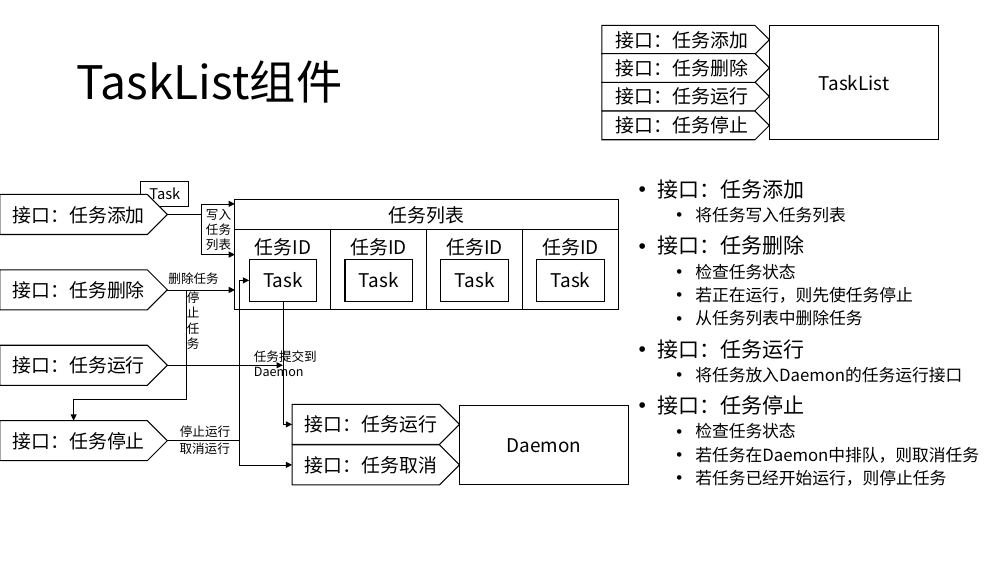
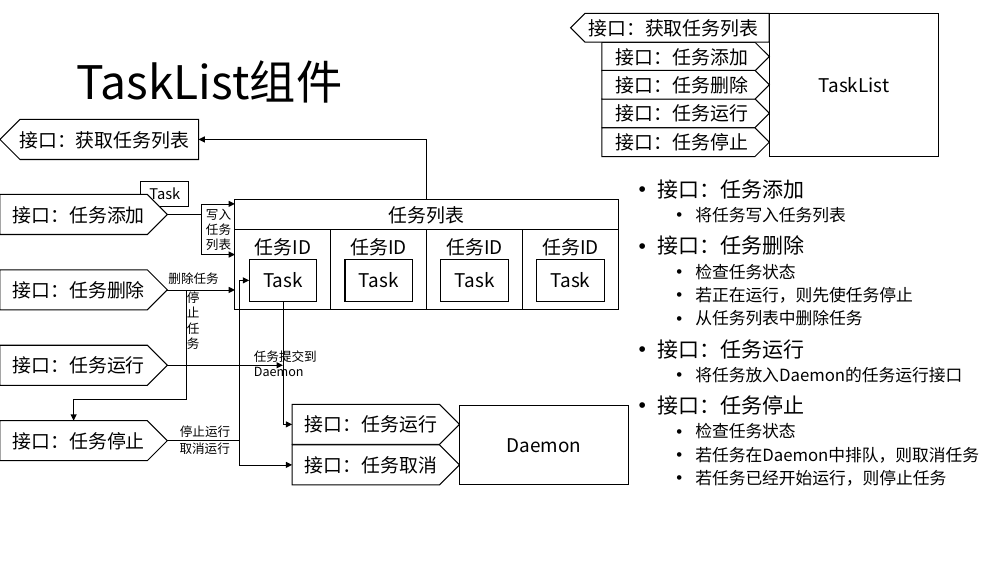
Before and after one commit to WuXiSTC/PressureMeter, a slide deck: slide 10 of 设计图.pptx. Drawn at 1008x567 pixels with LibreOffice and Linux fonts; fonts in the diff are those of the drawing. Boxes give left, top, right and bottom in pixels: in the first picture for what was removed or moved away, otherwise in the second. Text is boxed around its words. In the diff, an @@ line names an element or a change of style, - is before the commit and + after.

```diff
--- a/设计图.pptx
+++ b/设计图.pptx
@@ pentagon arrow added at [571,14,770,42], fill #FFFFFF, outline #000000 1 pt, 18 pt, text #000000 @@
+接口：获取任务列表
@@ rectangle "TaskList": place and size @@
-rectangle "TaskList" at [770,26,939,140]
+rectangle "TaskList" at [770,14,939,157]
@@ 4 pentagon arrows: place and size @@
-4 pentagon arrows at [602,26,769,140]
+4 pentagon arrows at [602,42,769,157]
@@ pentagon arrow added at [0,119,199,160], fill #FFFFFF, outline #000000 1 pt, 18 pt, text #000000 @@
+接口：获取任务列表
@@ elbow arrow added from (426, 200) to (199, 140), #000000 0.5 pt @@
```
Also in this commit, not shown: 2 other slides changed.
